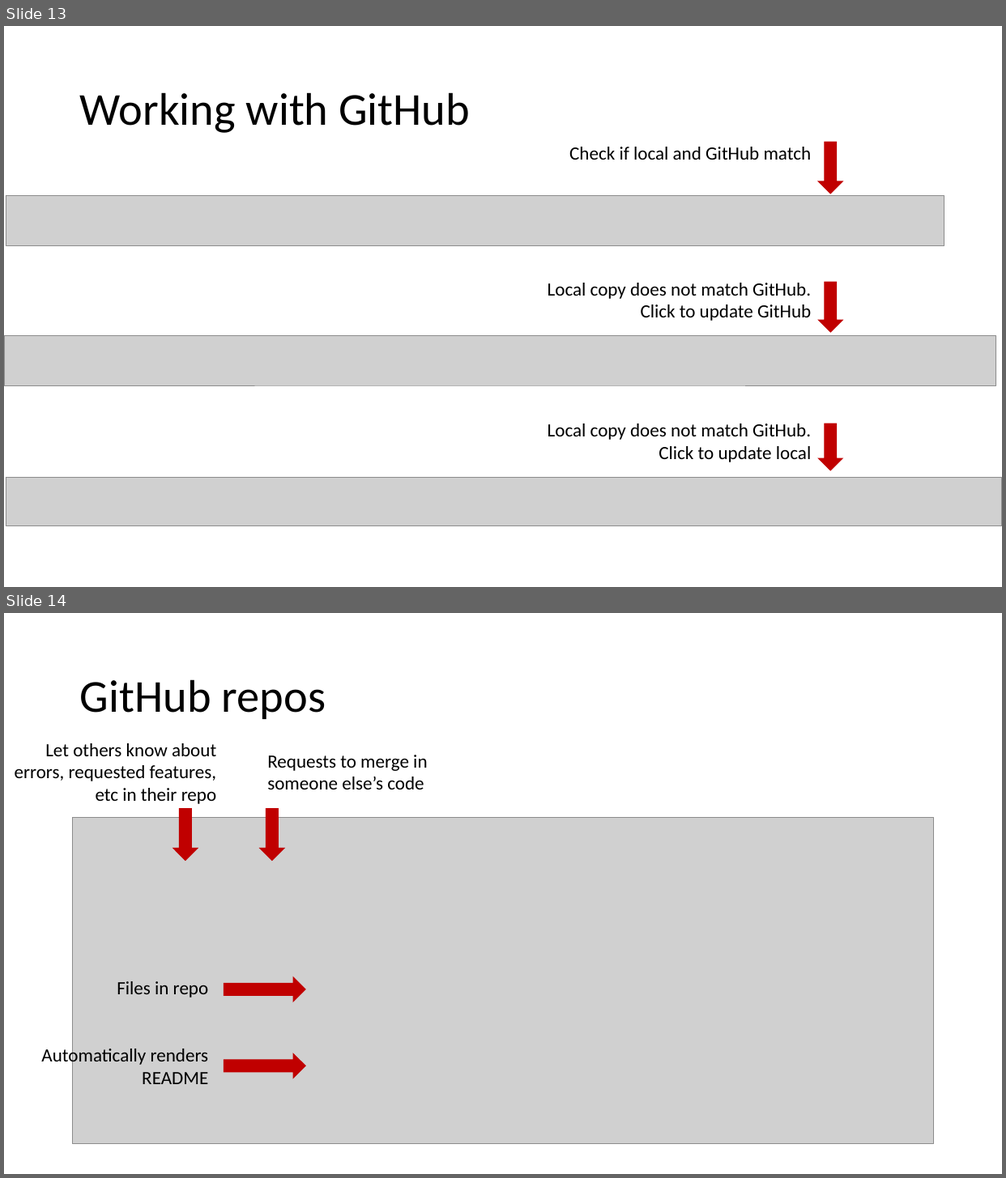
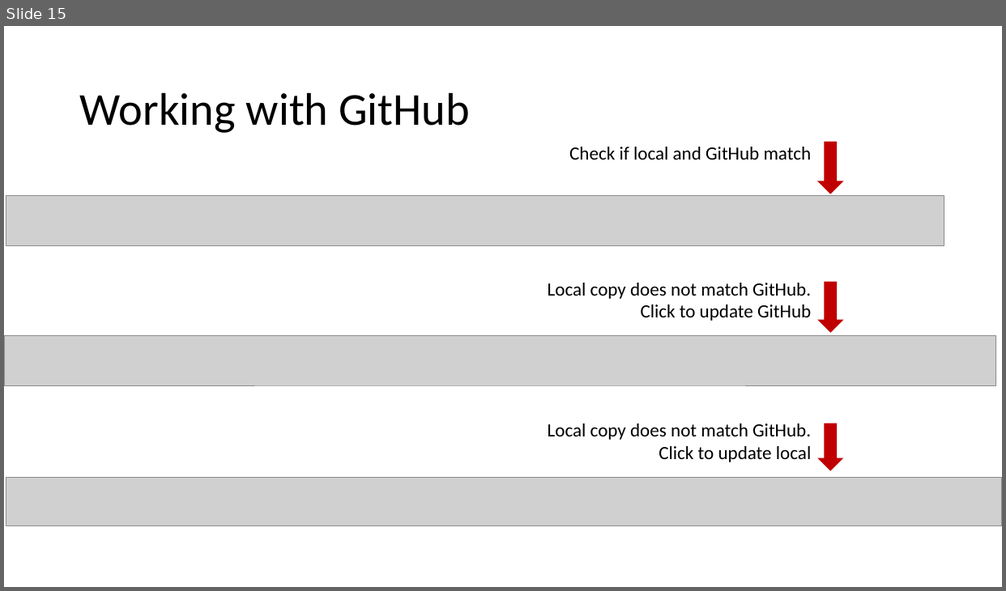
Before and after one commit to kdillmcfarland/2021-04-02-r-ladies-seattle-online, a slide deck: _episodes/R-ladies/2021-04-16_git.GUI.pptx. Shown one above the other, each under a label of ours: slides 13 and 14 before the commit, slide 15 after it. The pictures are 1006x1178 and 1006x591 pixels, drawn with LibreOffice and Linux fonts; fonts in the diff are those of the drawing; grey boxes stand for pictures. Boxes give left, top, right and bottom in pixels: in the first picture for what was removed or moved away, otherwise in the second. Text is boxed around its words. In the diff, an @@ line names an element or a change of style, - is before the commit and + after.

```diff
--- a/_episodes/R-ladies/2021-04-16_git.GUI.pptx
+++ b/_episodes/R-ladies/2021-04-16_git.GUI.pptx
@@ slide 14 removed at (4,613,1002,1174), background #FFFFFF @@
@@ title removed at (80,679,326,719) @@
-GitHub repos
@@ text removed at (15,743,217,804) @@
-Let others know about errors, requested features, etc in their repo
@@ text removed at (267,755,427,790) @@
-Requests to merge in someone else’s code
@@ picture removed at (73,817,934,1144) @@
@@ down arrow removed at (173,809,197,861) @@
@@ down arrow removed at (260,809,284,861) @@
@@ text removed at (117,982,209,998) @@
-Files in repo
@@ down arrow removed at (224,978,305,1002) @@
@@ text removed at (41,1046,209,1084) @@
-Automatically renders README
@@ down arrow removed at (224,1054,305,1078) @@
@@ what was slide 13 is now slide 15 @@
```
Also in this commit, not shown: 2 slides added, 2 other slides removed, 2 other files.
